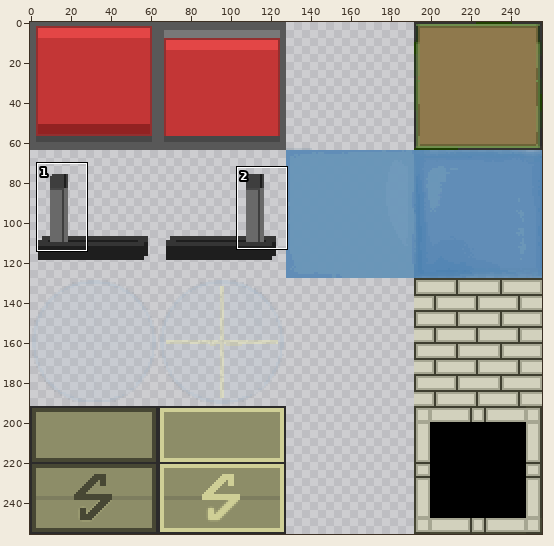
Two versions of one sprite sheet, project/asset/resource/media/images/interactables/interactables.png. Above, an overview of the earlier version with the close-up marked.
Close-up. First the earlier version:
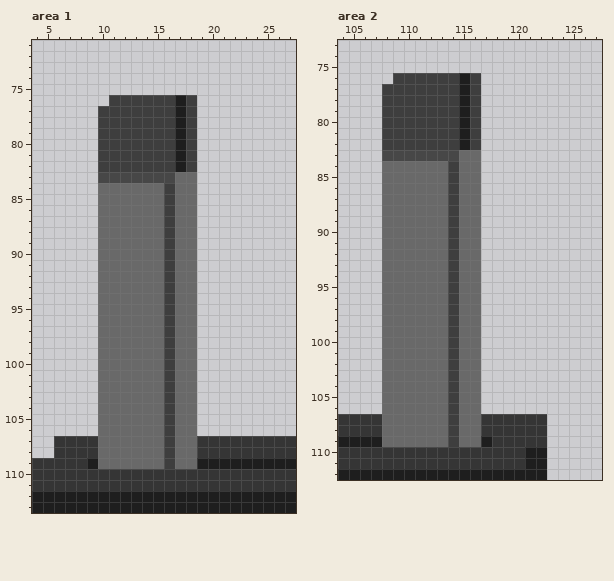
The file is 256x256 pixels. Pixels under 10% opacity are left out. Colours within 5 levels of each other are drawn and written as one. Shown: area 1: x 4..27, y 71..113; area 2: x 104..127, y 73..112. The commit also changed other parts of the picture, which this record leaves out.
The result:
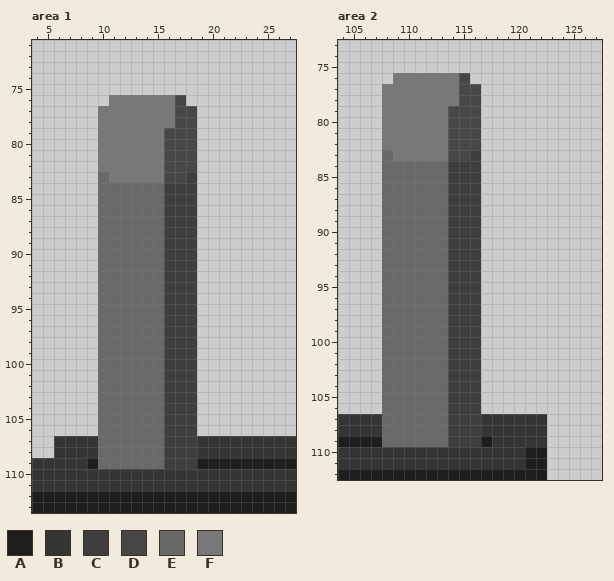
Palette (. is transparent): A #1e1e1e  B #353535  C #3e3e3e  D #474747  E #696969  F #787878
Difference:
--- area 1
@@ x 8..20 @@
  75 .............
- 76 ...CCCCCCAC..
- 77 ..CCCCCCCAC..
- 78 ..CCCCCCCAC..
- 79 ..CCCCCCCAC..
- 80 ..CCCCCCCAC..
- 81 ..CCCCCCCAC..
- 82 ..CCCCCCCAC..
- 83 ..DDDDDDDEE..
- 84 ..EEEEEECEE..
- 85 ..EEEEEECEE..
- 86 ..EEEEEECEE..
- 87 ..EEEEEECEE..
- 88 ..EEEEEECEE..
- 89 ..EEEEEECEE..
- 90 ..EEEEEECEE..
- 91 ..EEEEEECEE..
- 92 ..EEEEEECEE..
- 93 ..EEEEEECEE..
- 94 ..EEEEEECEE..
- 95 ..EEEEEECEE..
- 96 ..EEEEEECEE..
- 97 ..EEEEEECEE..
- 98 ..EEEEEECEE..
- 99 ..EEEEEECEE..
-100 ..EEEEEECEE..
-101 ..EEEEEECEE..
-102 ..EEEEEECEE..
-103 ..EEEEEECEE..
-104 ..EEEEEECEE..
-105 ..EEEEEECEE..
-106 ..EEEEEECEE..
-107 BBEEEEEECEEBB
-108 BBEEEEEECEEBB
-109 BAEEEEEECEEAA
+ 76 ...FFFFFFD...
+ 77 ..FFFFFFFDD..
+ 78 ..FFFFFFFDD..
+ 79 ..FFFFFFDDD..
+ 80 ..FFFFFFDDD..
+ 81 ..FFFFFFDDD..
+ 82 ..FFFFFFDDD..
+ 83 ..EFFFFFDDC..
+ 84 ..EEEEEECCC..
+ 85 ..EEEEEECCC..
+ 86 ..EEEEEECCC..
+ 87 ..EEEEEECCC..
+ 88 ..EEEEEECCC..
+ 89 ..EEEEEECCC..
+ 90 ..EEEEEECCC..
+ 91 ..EEEEEECCC..
+ 92 ..EEEEEECCC..
+ 93 ..EEEEEECCC..
+ 94 ..EEEEEECCC..
+ 95 ..EEEEEECCC..
+ 96 ..EEEEEECCC..
+ 97 ..EEEEEECCC..
+ 98 ..EEEEEECCC..
+ 99 ..EEEEEECCC..
+100 ..EEEEEECCC..
+101 ..EEEEEECCC..
+102 ..EEEEEECCC..
+103 ..EEEEEECCC..
+104 ..EEEEEECCC..
+105 ..EEEEEECCC..
+106 ..EEEEEECCC..
+107 BBEEEEEECCCBB
+108 BBEEEEEECCCBB
+109 BAEEEEEECCCAA
 110 BBBBBBBBBBBBB
--- area 2
@@ x 106..118 @@
  75 .............
- 76 ...CCCCCCAC..
- 77 ..CCCCCCCAC..
- 78 ..CCCCCCCAC..
- 79 ..CCCCCCCAC..
- 80 ..CCCCCCCAC..
- 81 ..CCCCCCCAC..
- 82 ..CCCCCCCAC..
- 83 ..DDDDDDDEE..
- 84 ..EEEEEECEE..
- 85 ..EEEEEECEE..
- 86 ..EEEEEECEE..
- 87 ..EEEEEECEE..
- 88 ..EEEEEECEE..
- 89 ..EEEEEECEE..
- 90 ..EEEEEECEE..
- 91 ..EEEEEECEE..
- 92 ..EEEEEECEE..
- 93 ..EEEEEECEE..
- 94 ..EEEEEECEE..
- 95 ..EEEEEECEE..
- 96 ..EEEEEECEE..
- 97 ..EEEEEECEE..
- 98 ..EEEEEECEE..
- 99 ..EEEEEECEE..
-100 ..EEEEEECEE..
-101 ..EEEEEECEE..
-102 ..EEEEEECEE..
-103 ..EEEEEECEE..
-104 ..EEEEEECEE..
-105 ..EEEEEECEE..
-106 ..EEEEEECEE..
-107 BBEEEEEECEEBB
-108 BBEEEEEECEEBB
-109 AAEEEEEECEEAB
+ 76 ...FFFFFFD...
+ 77 ..FFFFFFFDD..
+ 78 ..FFFFFFFDD..
+ 79 ..FFFFFFDDD..
+ 80 ..FFFFFFDDD..
+ 81 ..FFFFFFDDD..
+ 82 ..FFFFFFDDD..
+ 83 ..EFFFFFDDC..
+ 84 ..EEEEEECCC..
+ 85 ..EEEEEECCC..
+ 86 ..EEEEEECCC..
+ 87 ..EEEEEECCC..
+ 88 ..EEEEEECCC..
+ 89 ..EEEEEECCC..
+ 90 ..EEEEEECCC..
+ 91 ..EEEEEECCC..
+ 92 ..EEEEEECCC..
+ 93 ..EEEEEECCC..
+ 94 ..EEEEEECCC..
+ 95 ..EEEEEECCC..
+ 96 ..EEEEEECCC..
+ 97 ..EEEEEECCC..
+ 98 ..EEEEEECCC..
+ 99 ..EEEEEECCC..
+100 ..EEEEEECCC..
+101 ..EEEEEECCC..
+102 ..EEEEEECCC..
+103 ..EEEEEECCC..
+104 ..EEEEEECCC..
+105 ..EEEEEECCC..
+106 ..EEEEEECCC..
+107 BBEEEEEECCCBB
+108 BBEEEEEECCCBB
+109 AAEEEEEECCCAB
 110 BBBBBBBBBBBBB
